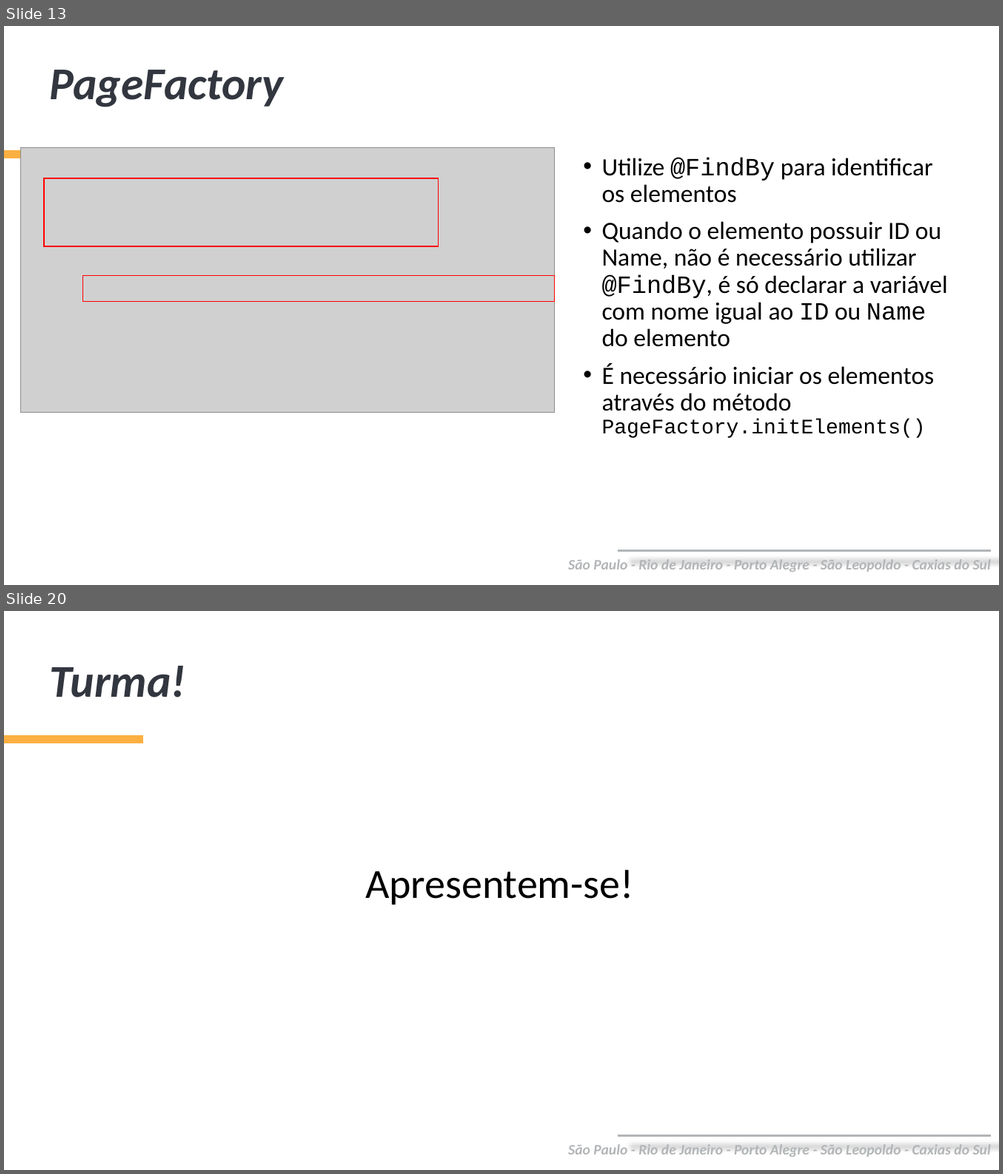
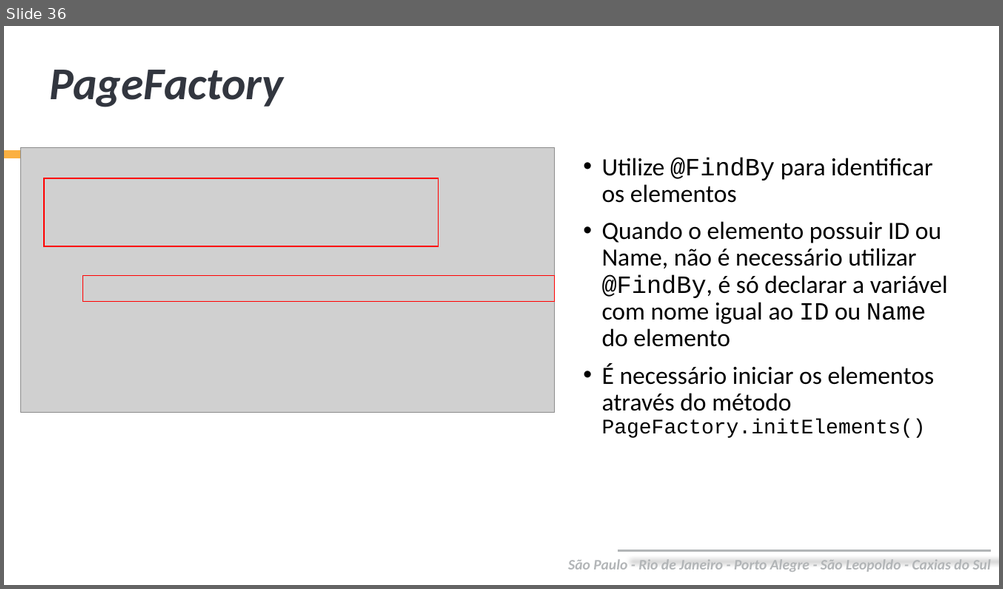
Before and after one commit to marcoslimaqa/cwi-automation-training, a slide deck: arquivos-treinamento/Treinamento Automação CWI - Aula 2.pptx. Shown one above the other, each under a label of ours: slides 13 and 20 before the commit, slide 36 after it; the slides between them are not shown. The pictures are 1003x1174 and 1003x589 pixels, drawn with LibreOffice and Linux fonts; fonts in the diff are those of the drawing; grey boxes stand for pictures; background and template pictures are left out. Boxes give left, top, right and bottom in pixels: in the first picture for what was removed or moved away, otherwise in the second. Text is boxed around its words. In the diff, an @@ line names an element or a change of style, - is before the commit and + after.

```diff
--- a/arquivos-treinamento/Treinamento Automação CWI - Aula 2.pptx
+++ b/arquivos-treinamento/Treinamento Automação CWI - Aula 2.pptx
@@ slide 20 removed at box(4, 611, 999, 1170), background #FFFFFF; not listed: 3 template elements that a slide beside it also shows @@
@@ title removed at box(49, 666, 185, 698) @@
-Turma!
@@ text removed at box(365, 870, 634, 905) @@
-Apresentem-se!
@@ what was slide 13 is now slide 36 @@
```
Also in this commit, not shown: 7 slides changed, 29 slides added, 3 other slides removed.
